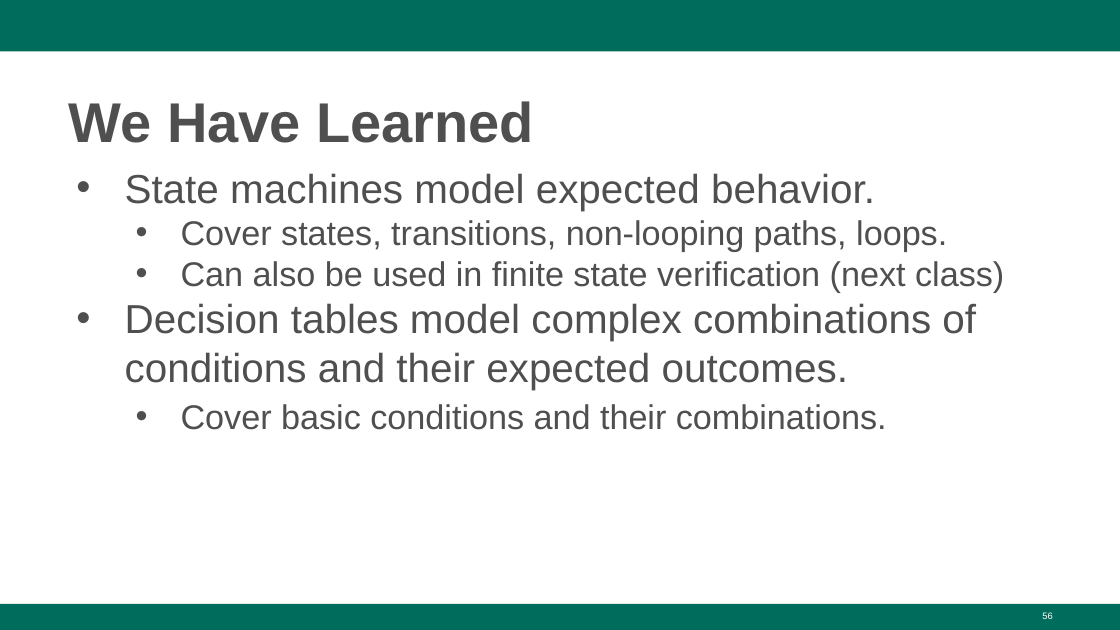
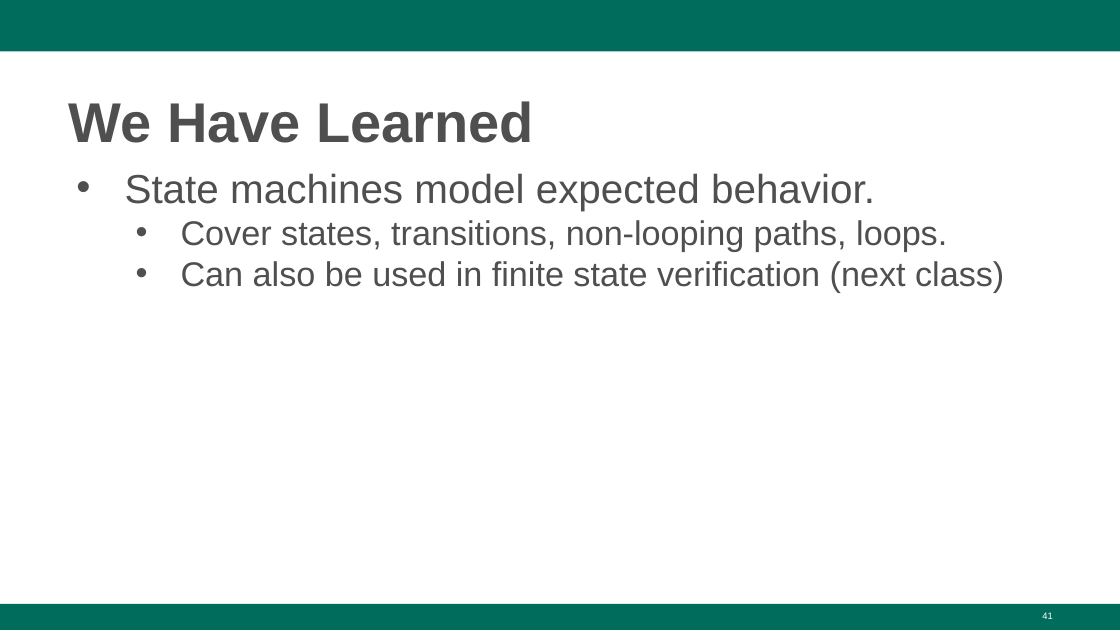
Before and after one commit to Greg4cr/Greg4cr.github.io, a slide deck: slide 41 of courses/spring20dit635/Lectures/Spring20-Lecture13-ModelTesting.pptx (slide 56 before the commit). Drawn at 1120x630 pixels with LibreOffice and Linux fonts; fonts in the diff are those of the drawing; background and template pictures are left out. Boxes give left, top, right and bottom in pixels: in the first picture for what was removed or moved away, otherwise in the second. Text is boxed around its words. In the diff, an @@ line names an element or a change of style, - is before the commit and + after.

```diff
--- a/courses/spring20dit635/Lectures/Spring20-Lecture13-ModelTesting.pptx
+++ b/courses/spring20dit635/Lectures/Spring20-Lecture13-ModelTesting.pptx
@@ text at [125,303,976,430]: paragraphs removed @@
-• Decision tables model complex combinations of conditions and their expected outcomes.
-  • Cover basic conditions and their combinations.
@@ page number at [1042,612,1052,619]: text changed @@
-56
+41
```
Also in this commit, not shown: 15 slides removed, 5 other files.
